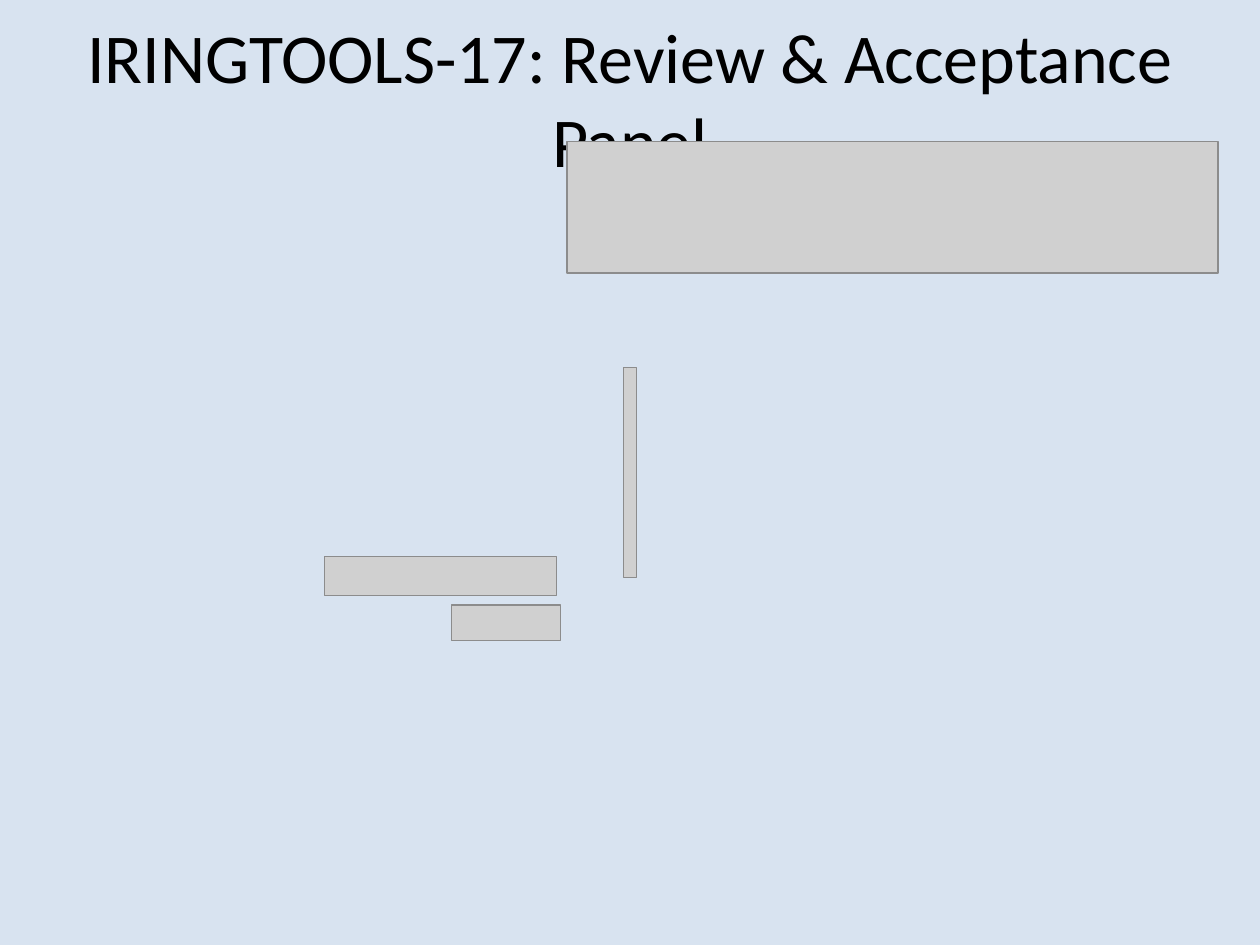
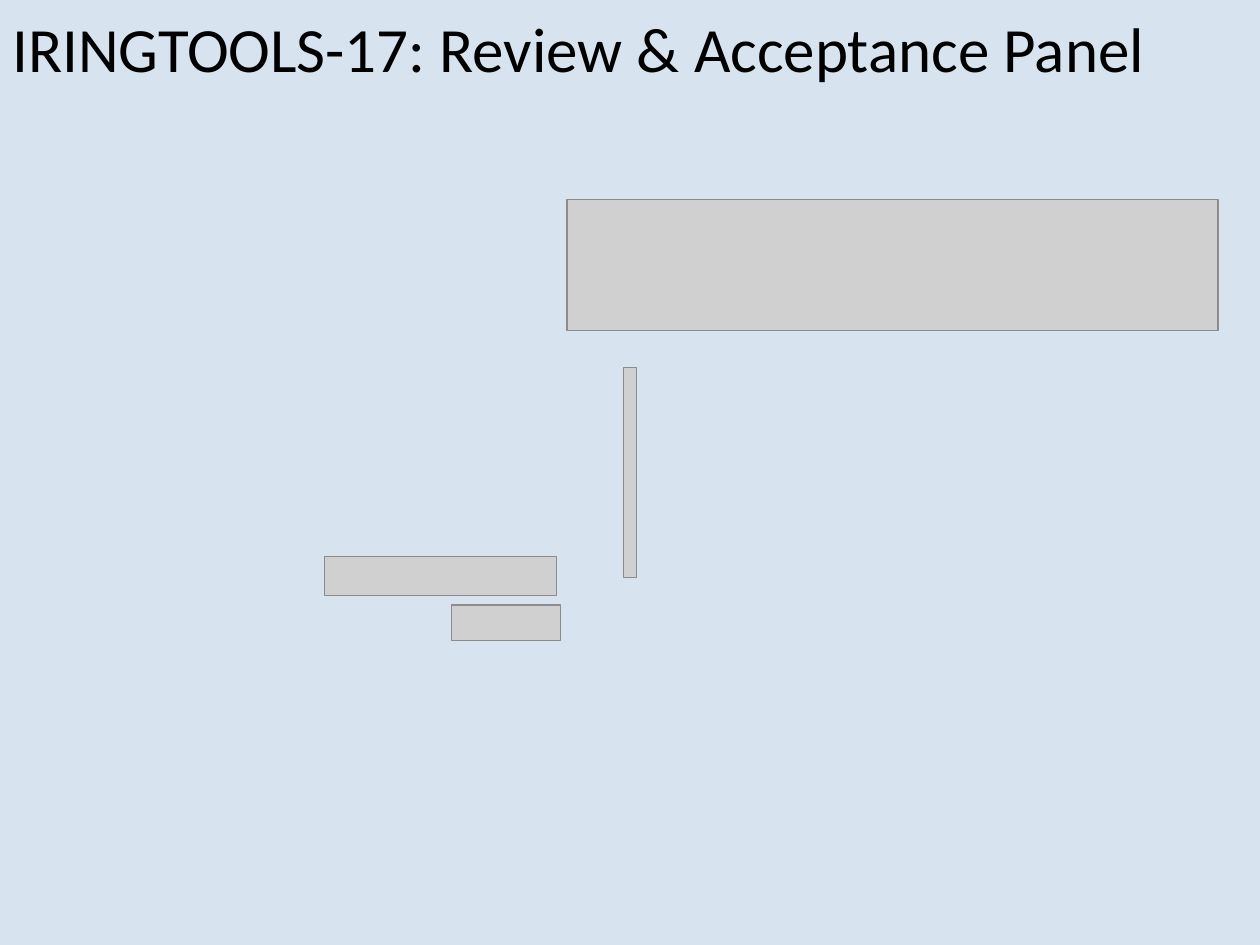
Before and after one commit to heyena/iring-tools, a slide deck: slide 8 of trunk/iRINGTools.ESB/documents/Sprint 2 User Stories.1.0.ppt. Drawn at 1260x945 pixels with LibreOffice and Linux fonts; fonts in the diff are those of the drawing; grey boxes stand for pictures; background and template pictures are left out. Boxes give left, top, right and bottom in pixels: in the first picture for what was removed or moved away, otherwise in the second. Text is boxed around its words. In the diff, an @@ line names an element or a change of style, - is before the commit and + after.

```diff
--- a/trunk/iRINGTools.ESB/documents/Sprint 2 User Stories.1.0.ppt
+++ b/trunk/iRINGTools.ESB/documents/Sprint 2 User Stories.1.0.ppt
@@ title "IRINGTOOLS-17: Review & Acceptance Panel" at (12,28,1144,82): size 40 to 36 pt; alignment centre to left @@
@@ picture: place and size @@
-picture at (567,142,1218,273)
+picture at (567,199,1218,330)
```
Also in this commit, not shown: 2 other slides changed.
